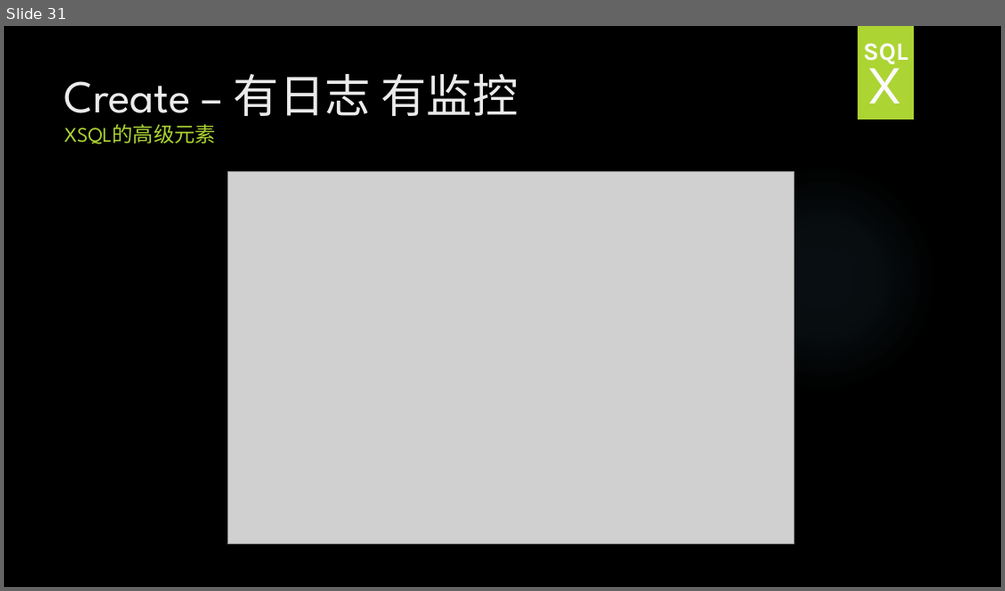
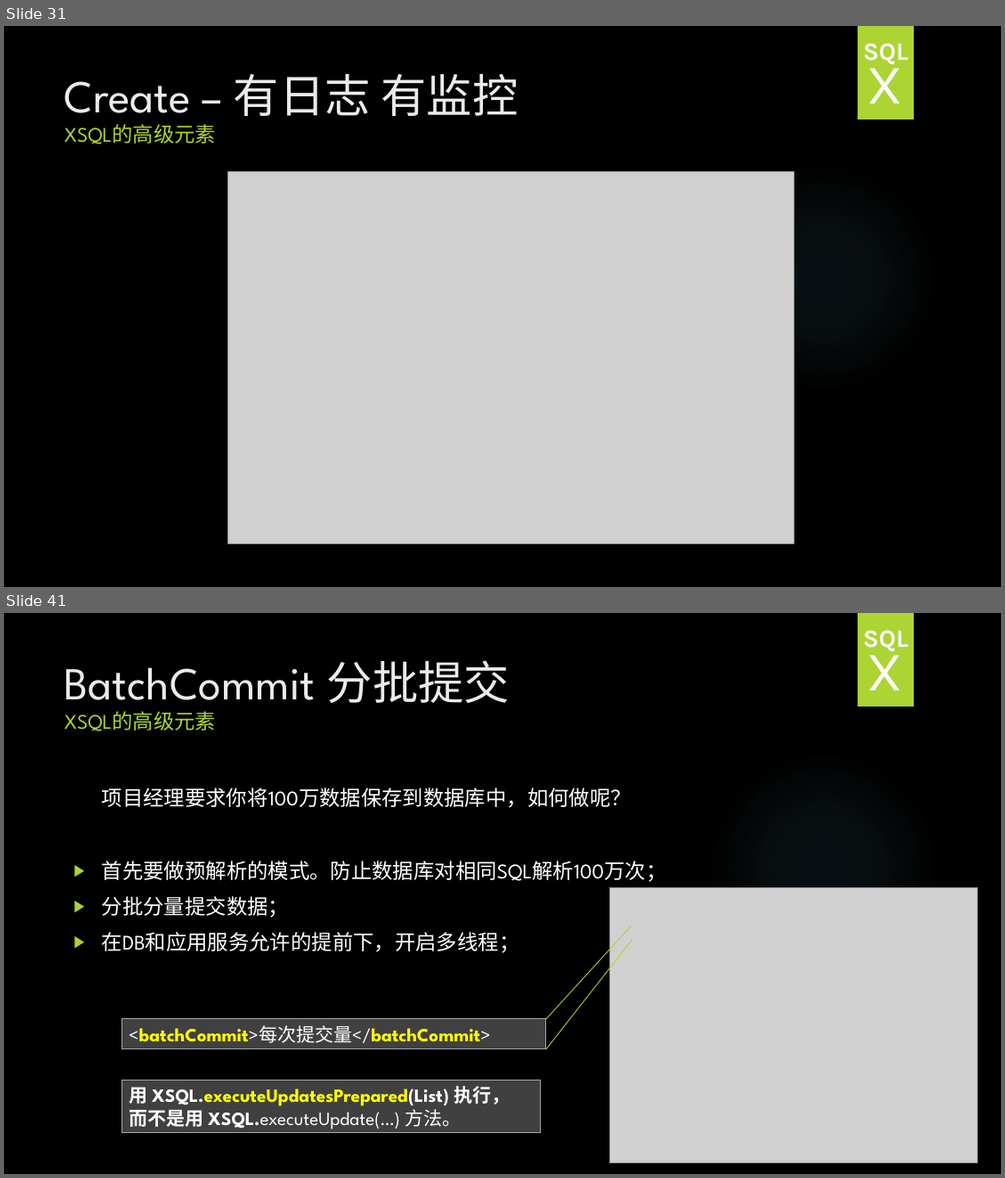
Before and after one commit to HY-ZhengWei/hy.common.XJava, a slide deck: doc/XSQL技术交流.pptx. Shown one above the other, each under a label of ours: slide 31 before the commit, slides 31 and 41 after it; the slides between them are not shown. The pictures are 1005x591 and 1005x1178 pixels, drawn with LibreOffice and Linux fonts; fonts in the diff are those of the drawing; grey boxes stand for pictures; background and template pictures are left out. Boxes give left, top, right and bottom in pixels: in the first picture for what was removed or moved away, otherwise in the second. Text is boxed around its words. In the diff, an @@ line names an element or a change of style, - is before the commit and + after.

```diff
--- a/doc/XSQL技术交流.pptx
+++ b/doc/XSQL技术交流.pptx
@@ slide 41 added at (x1=4, y1=613, x2=1001, y2=1174), background picture (left out); not listed: 2 template elements that a slide beside it also shows @@
@@ text added at (x1=863, y1=630, x2=908, y2=651), 24 pt, text pattern #EBEBEB on #FBFBFB, bold @@
+SQL
@@ title added at (x1=65, y1=660, x2=510, y2=731), 44 pt, text #EBEBEB @@
+BatchCommit 分批提交
+XSQL的高级元素
@@ text added at (x1=867, y1=640, x2=903, y2=690), 54 pt, text pattern #EBEBEB on #FBFBFB @@
+X
@@ text added at (x1=102, y1=787, x2=631, y2=808), 20 pt, text #FFFFFF @@
+项目经理要求你将100万数据保存到数据库中，如何做呢？
@@ text added at (x1=102, y1=860, x2=667, y2=882), 20 pt, text #FFFFFF @@
+▶ 首先要做预解析的模式。防止数据库对相同SQL解析100万次；
@@ text added at (x1=102, y1=896, x2=289, y2=917), 20 pt, text #FFFFFF @@
+▶ 分批分量提交数据；
@@ picture added at (x1=610, y1=887, x2=977, y2=1163) @@
@@ text added at (x1=102, y1=932, x2=520, y2=953), 20 pt, text #FFFFFF @@
+▶ 在DB和应用服务允许的提前下，开启多线程；
@@ line added from (546, 1019) to (631, 927), #ACD433 0.75 pt @@
@@ line added from (546, 1049) to (633, 939), #ACD433 0.75 pt @@
@@ rectangle added at (x1=121, y1=1019, x2=546, y2=1049), fill #404040, outline #A6A6A6 0.75 pt, 18 pt, text #FFFF00, bold @@
+<batchCommit>每次提交量</batchCommit>
@@ rectangle added at (x1=121, y1=1080, x2=540, y2=1134), fill #404040, outline #A6A6A6 0.75 pt, 18 pt, text #FFFFFF, bold @@
+用 XSQL.executeUpdatesPrepared(List) 执行，
+而不是用 XSQL.executeUpdate(…) 方法。
```
Also in this commit, not shown: 4 slides changed, 9 other slides added.
